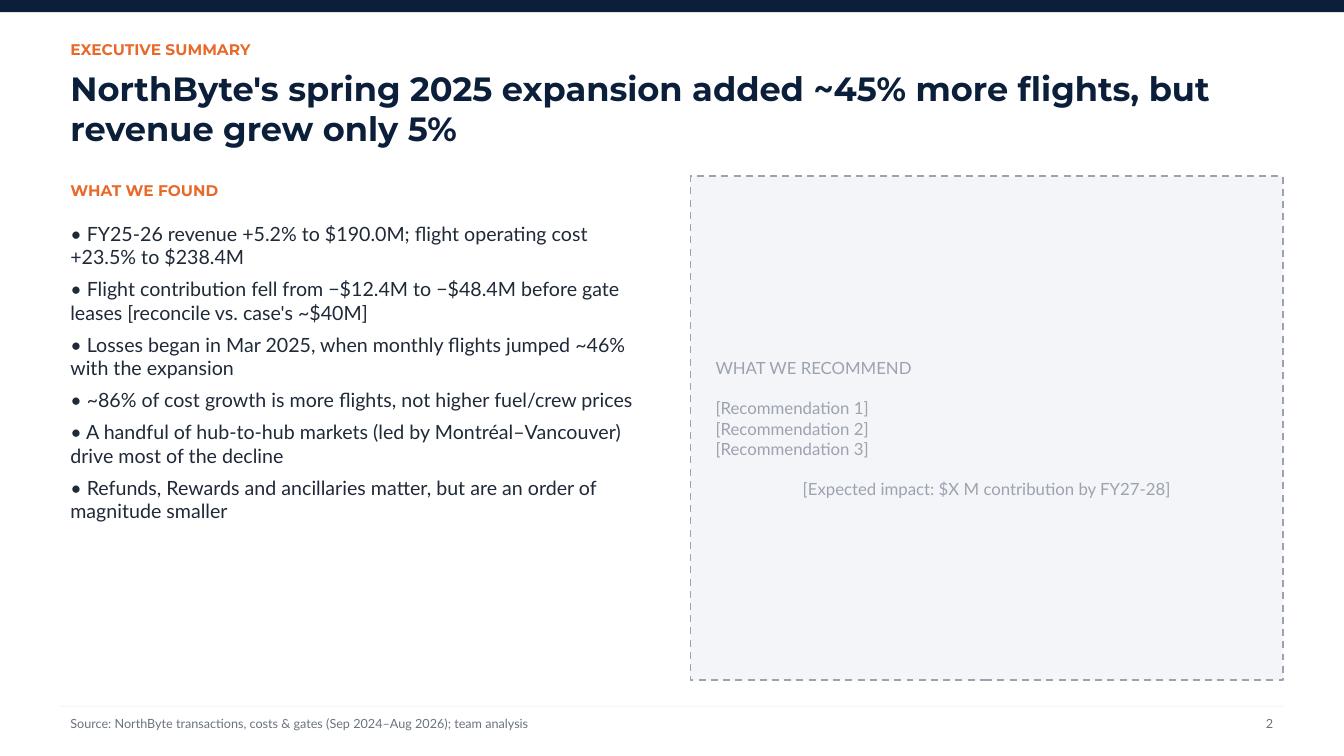
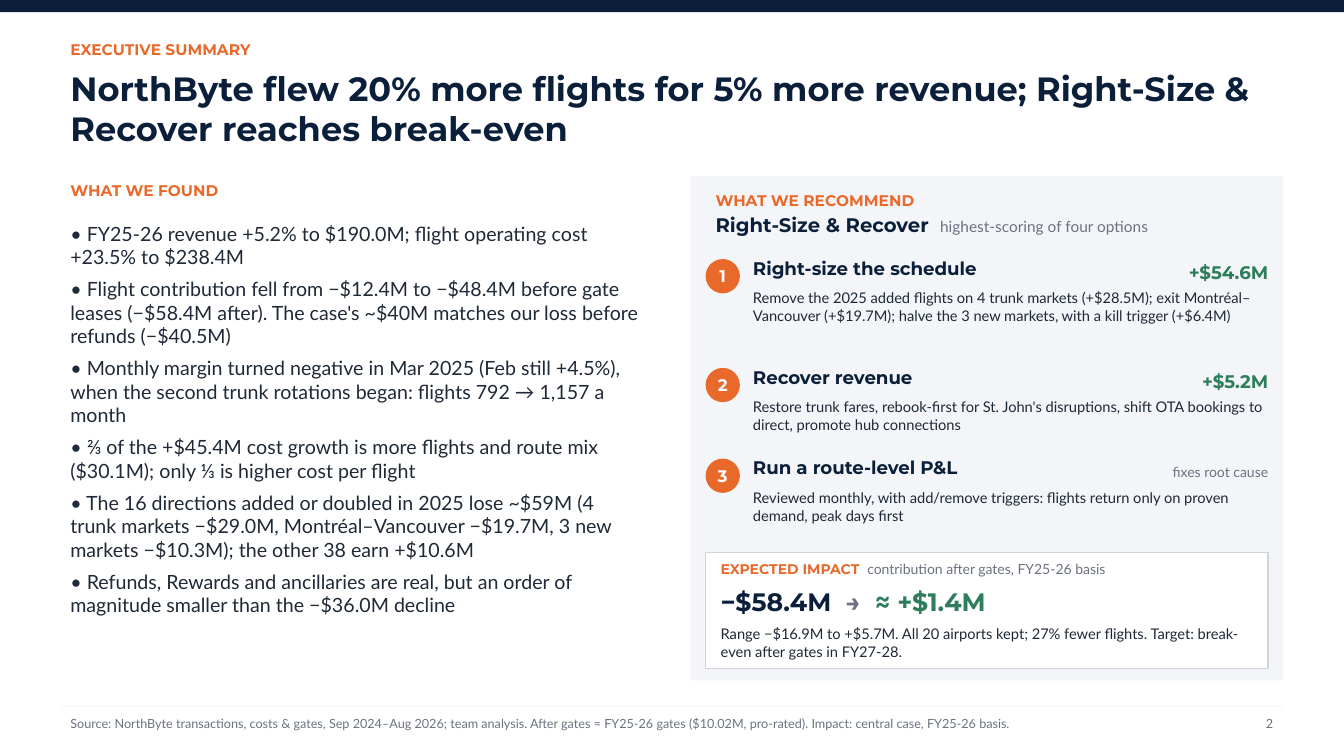
Before and after one commit to Random-Alpaca/Bolt26Airline, a slide deck: slide 2 of slides/NorthByte_FirstByte2026_template.pptx. Drawn at 1344x756 pixels with LibreOffice and Linux fonts; fonts in the diff are those of the drawing. Boxes give left, top, right and bottom in pixels: in the first picture for what was removed or moved away, otherwise in the second. Text is boxed around its words. In the diff, an @@ line names an element or a change of style, - is before the commit and + after.

```diff
--- a/slides/NorthByte_FirstByte2026_template.pptx
+++ b/slides/NorthByte_FirstByte2026_template.pptx
@@ text at (x1=70, y1=74, x2=1215, y2=142): text changed @@
-NorthByte's spring 2025 expansion added ~45% more flights, but revenue grew only 5%
+NorthByte flew 20% more flights for 5% more revenue; Right-Size & Recover reaches break-even
@@ rectangle at (x1=691, y1=176, x2=1284, y2=681): outline #9CA3AF 1.25 pt dashed to none @@
@@ text "WHAT WE RECOMMEND" at (x1=716, y1=195, x2=1148, y2=236): vertical alignment middle to top @@
@@ text at (x1=716, y1=195, x2=1148, y2=236): text changed; size 12 to 11 pt; font Lato to Montserrat; text colour #9CA3AF to #6B7280; bold on @@
-WHAT WE RECOMMEND
-[Recommendation 1]
-[Recommendation 2]
-[Recommendation 3]
-[Expected impact: $X M contribution by FY27-28]
+WHAT WE RECOMMEND
+Right-Size & Recover highest-scoring of four options
@@ ellipse added at (x1=706, y1=259, x2=740, y2=293), fill #E8692A, 12 pt, text #FFFFFF, bold @@
+1
@@ text added at (x1=753, y1=260, x2=976, y2=279), 13 pt, text #0B1F3A, bold @@
+Right-size the schedule
@@ text added at (x1=1189, y1=264, x2=1268, y2=281), 13 pt, text #2E7D5B, bold @@
++$54.6M
@@ text at (x1=70, y1=280, x2=638, y2=616): text changed @@
-• Flight contribution fell from −$12.4M to −$48.4M before gate leases [reconcile vs. case's ~$40M]
-• Losses began in Mar 2025, when monthly flights jumped ~46% with the expansion
-• ~86% of cost growth is more flights, not higher fuel/crew prices
-• A handful of hub-to-hub markets (led by Montréal–Vancouver) drive most of the decline
-• Refunds, Rewards and ancillaries matter, but are an order of magnitude smaller
+• Flight contribution fell from −$12.4M to −$48.4M before gate leases (−$58.4M after). The case's ~$40M matches our loss before refunds (−$40.5M)
+• Monthly margin turned negative in Mar 2025 (Feb still +4.5%), when the second trunk rotations began: flights 792 → 1,157 a month
+• ⅔ of the +$45.4M cost growth is more flights and route mix ($30.1M); only ⅓ is higher cost per flight
+• The 16 directions added or doubled in 2025 lose ~$59M (4 trunk markets −$29.0M, Montréal–Vancouver −$19.7M, 3 new markets −$10.3M); the other 38 earn +$10.6M
+• Refunds, Rewards and ancillaries are real, but an order of magnitude smaller than the −$36.0M decline
@@ text added at (x1=753, y1=291, x2=1251, y2=324), 10.5 pt, text #1F2937 @@
+Remove the 2025 added flights on 4 trunk markets (+$28.5M); exit Montréal–Vancouver (+$19.7M); halve the 3 new markets, with a kill trigger (+$6.4M)
@@ ellipse added at (x1=706, y1=368, x2=740, y2=402), fill #E8692A, 12 pt, text #FFFFFF, bold @@
+2
@@ text added at (x1=753, y1=371, x2=913, y2=384), 13 pt, text #0B1F3A, bold @@
+Recover revenue
@@ text added at (x1=1202, y1=373, x2=1268, y2=390), 13 pt, text #2E7D5B, bold @@
++$5.2M
@@ text added at (x1=753, y1=401, x2=1263, y2=433), 10.5 pt, text #1F2937 @@
+Restore trunk fares, rebook-first for St. John's disruptions, shift OTA bookings to direct, promote hub connections
@@ ellipse added at (x1=706, y1=459, x2=740, y2=493), fill #E8692A, 12 pt, text #FFFFFF, bold @@
+3
@@ text added at (x1=753, y1=460, x2=957, y2=475), 13 pt, text #0B1F3A, bold @@
+Run a route-level P&L
@@ text added at (x1=1173, y1=467, x2=1268, y2=477), 10 pt, text #6B7280 @@
+fixes root cause
@@ text added at (x1=753, y1=492, x2=1229, y2=524), 10.5 pt, text #1F2937 @@
+Reviewed monthly, with add/remove triggers: flights return only on proven demand, peak days first
@@ rectangle added at (x1=706, y1=553, x2=1268, y2=668), fill #FFFFFF, outline #D1D5DB 1 pt @@
@@ text added at (x1=721, y1=563, x2=1105, y2=577), 10 pt, text #6B7280 @@
+EXPECTED IMPACT contribution after gates, FY25-26 basis
@@ text added at (x1=721, y1=590, x2=985, y2=614), 18 pt, text #0B1F3A, bold @@
+−$58.4M → ≈ +$1.4M
@@ text added at (x1=721, y1=627, x2=1239, y2=660), 10.5 pt, text #1F2937 @@
+Range −$16.9M to +$5.7M. All 20 airports kept; 27% fewer flights. Target: break-even after gates in FY27-28.
@@ text at (x1=70, y1=718, x2=1009, y2=731): text changed @@
-Source: NorthByte transactions, costs & gates (Sep 2024–Aug 2026); team analysis
+Source: NorthByte transactions, costs & gates, Sep 2024–Aug 2026; team analysis. After gates = FY25-26 gates ($10.02M, pro-rated). Impact: central case, FY25-26 basis.
```
Also in this commit, not shown: 18 other slides changed, 1 slide removed, 10 other files.
